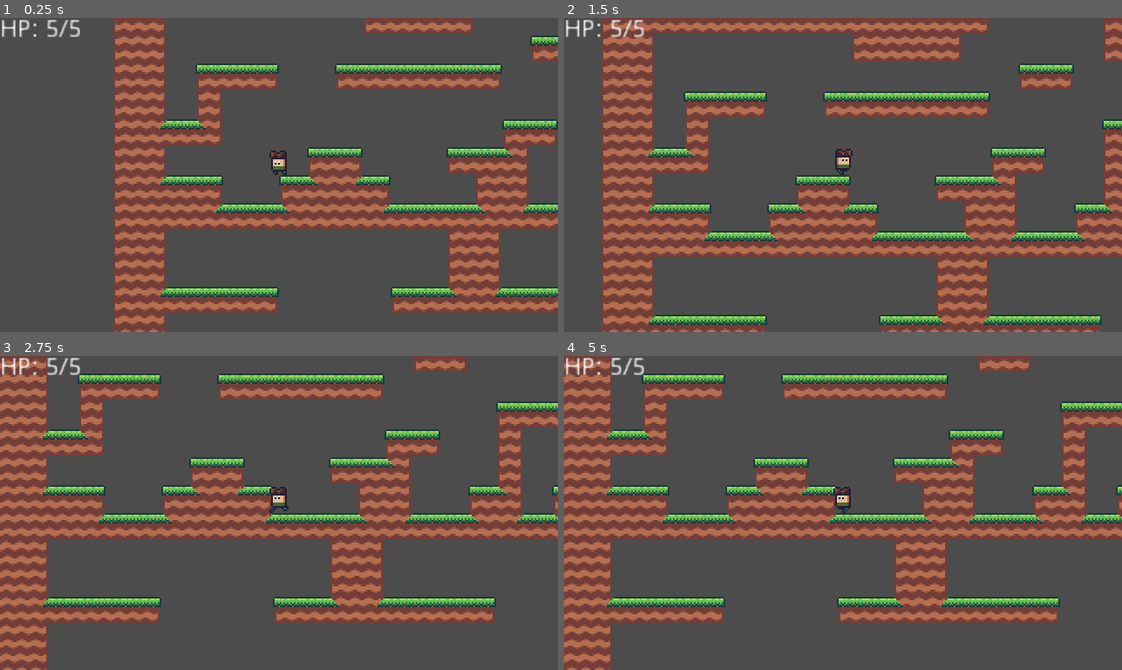
Above: before the commit, frames 1-4 (two rows, left to right).
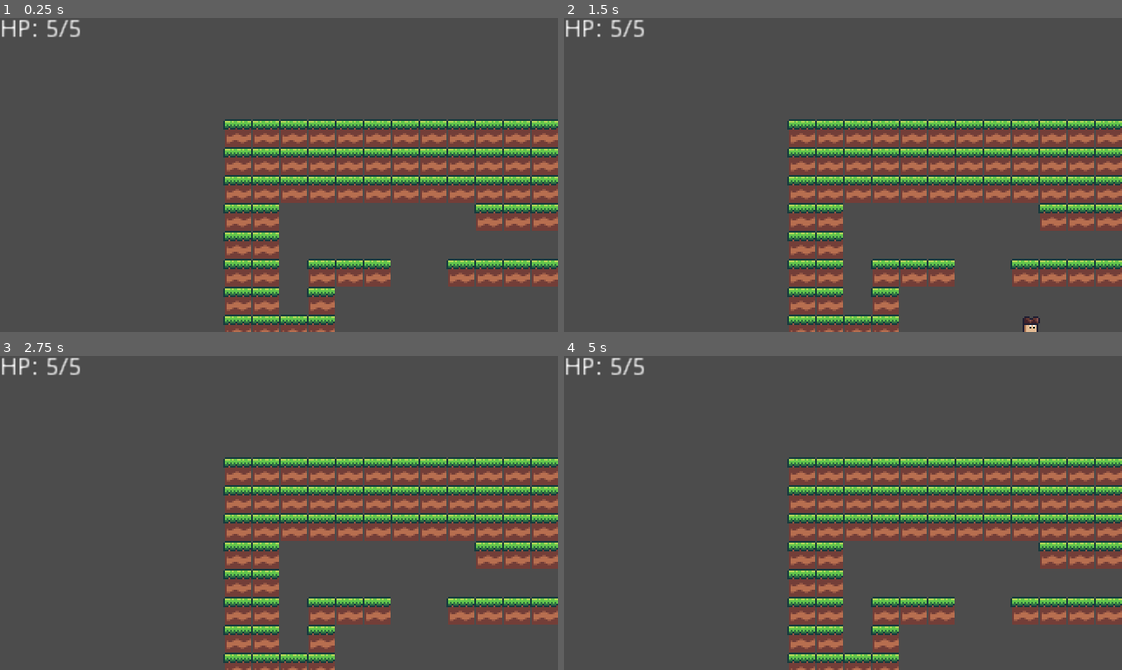
Above: after the commit, the same moments.

Repository: jasonrobwebster/Cave
Game: Godot game, scene res://scenes/debugGrassLevel.tscn
Same seed, same stepped clock (60 frames per second), same inputs: the game is played once before the commit and once after it. This scene is started directly instead of the project's main scene.
Inputs:
- Up to frame 1 (0.25 s): no input
- Up to frame 2 (1.5 s): tap Enter at 0.5 s; hold Right (ui_right) from 0.53 s (still down); tap Space (jump) at 0.77 s
- Up to frame 3 (2.75 s): tap Space (jump) at 1.52 s; release Right (ui_right) at 2.03 s; hold Left (ui_left) from 2.03 s (still down)
- Up to frame 4 (5 s): tap Space (jump) at 2.75, 3.02, 3.77, 4.52 s; release Left (ui_left) at 2.78 s; hold Right (ui_right) 2.78-4.28 s; tap Enter at 4.25 s; hold Left (ui_left) from 4.28 s (still down)

The runs differ from the first frame. In frame 1, 42% of the frame differs, in the area x 20-100%, y 0-100%; in frame 2, 54%, in the area x 6-100%, y 0-100%; in frame 3, 44%; in frame 4, 44%.

Commit message:
updated random level generator to make use of nodes rather than its children

Diff:
--- a/modular/RandomWalker.gd
+++ b/modular/RandomWalker.gd
@@ -1,6 +1,8 @@
 extends Node2D
 class_name RandomRoomWalker
 
+export(NodePath) var level_path
+export(NodePath) var objects_path
 export(PackedScene) var ModularScene
 export(Vector2) var bbox = Vector2(4, 3)
 
@@ -22,6 +24,8 @@
 var _end_reached := false
 var _rng := RandomNumberGenerator.new()
 var _player: Node2D = null
+var _level: TileMap = null
+var _objects: Node2D = null
 
 onready var _rooms: ModularRooms = ModularScene.instance()
 onready var _room_space := ActionSpace.new(
@@ -31,13 +35,18 @@
 )
 
 signal level_finished
-signal player_placed(player)
+signal player_placed(player_path)
 
 
 func _ready():
 	_rng.randomize()
-	connect("level_finished", $Level, "_build_tilemap_from_random_cells")
-	connect("player_placed", $CanvasLayer/PlayerUI, "set_player")
+	if not level_path:
+		level_path = get_node("Level").get_path()
+	if not objects_path:
+		objects_path = get_node("Objects").get_path()
+	_level = get_node(level_path)
+	_objects = get_node(objects_path)
+	connect("level_finished", _level, "_ready")
 	if _rooms.get_class() != "ModularRooms":
 		push_warning("variable 'Rooms' should be a 'ModularRooms' class")
 	_generate_level()
@@ -50,7 +59,6 @@
 	_place_rooms()
 	_place_walls()
 	_fill_empty()
-	_attach_camera_to_player()
 	emit_signal("level_finished")
 
 
@@ -78,6 +86,8 @@
 				action_mask[2] = 0
 			Vector2.RIGHT:
 				action_mask[0] = 0
+			Vector2.DOWN:
+				action_mask[1] = 0
 
 	var current_position: Vector2 = path.back()
 	if current_position.y == bbox.y:
@@ -123,25 +133,21 @@
 		for x in range(-2, x_right + 2):
 			var top_v := Vector2(x, y)
 			var bot_v := Vector2(x, y_bottom - y - 1)
-			$Level.set_cellv(top_v, _rooms.wall_id)
-			$Level.set_cellv(bot_v, _rooms.wall_id)
+			_level.set_cellv(top_v, _rooms.wall_id)
+			_level.set_cellv(bot_v, _rooms.wall_id)
 
 	# fill left & right
 	for y in range(0, y_bottom):
 		for x in range(-2, 0):
 			var left_v := Vector2(x, y)
 			var right_v := Vector2(x_right - x - 1, y)
-			$Level.set_cellv(left_v, _rooms.wall_id)
-			$Level.set_cellv(right_v, _rooms.wall_id)
+			_level.set_cellv(left_v, _rooms.wall_id)
+			_level.set_cellv(right_v, _rooms.wall_id)
 
 
 func _fill_empty():
 	for roomv in _empty_rooms:
 		_place_room(roomv)
-
-
-func _attach_camera_to_player():
-	_player.get_node("RemoteTransform2D").remote_path = $Camera2D.get_path()
 
 
 func _place_room(gridv: Vector2, incoming := [], outgoing := []):
@@ -154,7 +160,7 @@
 	var rm_level: TileMap = room_info.level
 	if rm_level:
 		for v in rm_level.get_used_cells():
-			$Level.set_cellv(v + tile_offset, rm_level.get_cellv(v))
+			_level.set_cellv(v + tile_offset, rm_level.get_cellv(v))
 
 #	var rm_bg: TileMap = room_info.bg
 #	if rm_bg:
@@ -167,14 +173,14 @@
 				continue
 			_player = obj.duplicate()
 			_player.global_position += obj_offset
-			$Objects.add_child(_player)
+			_objects.add_child(_player)
 			emit_signal("player_placed", _player.get_path())
 			continue
 		elif obj.is_in_group("enemy") and in_player_room:
 			continue
 		var child: Node2D = obj.duplicate()
 		child.global_position += obj_offset
-		$Objects.add_child(child)
+		_objects.add_child(child)
 
 
 func _get_valid_room(incoming: Array, outgoing: Array,
